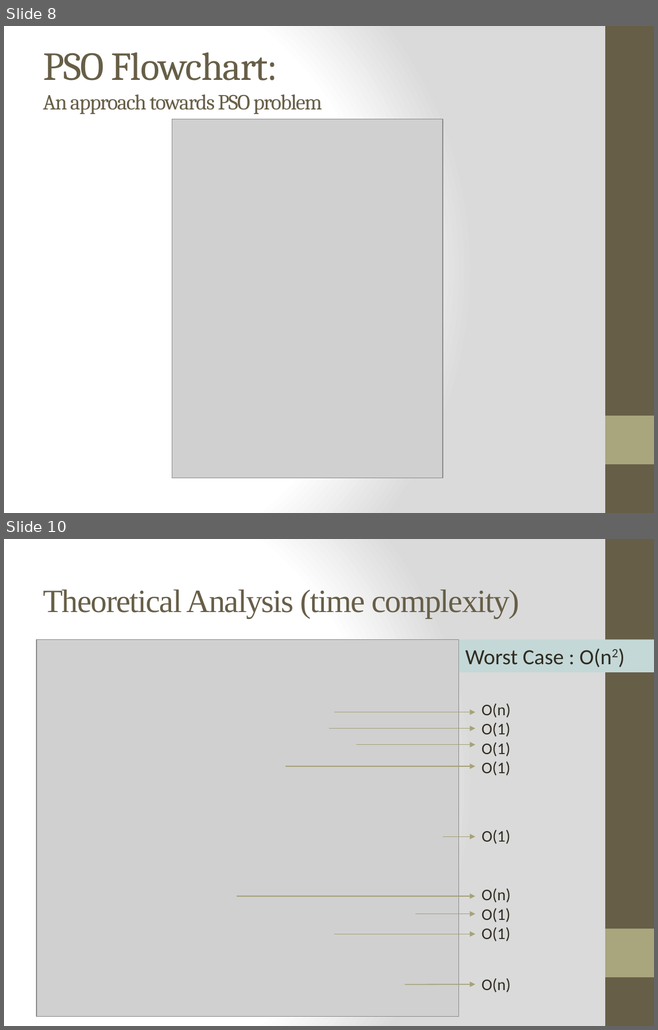
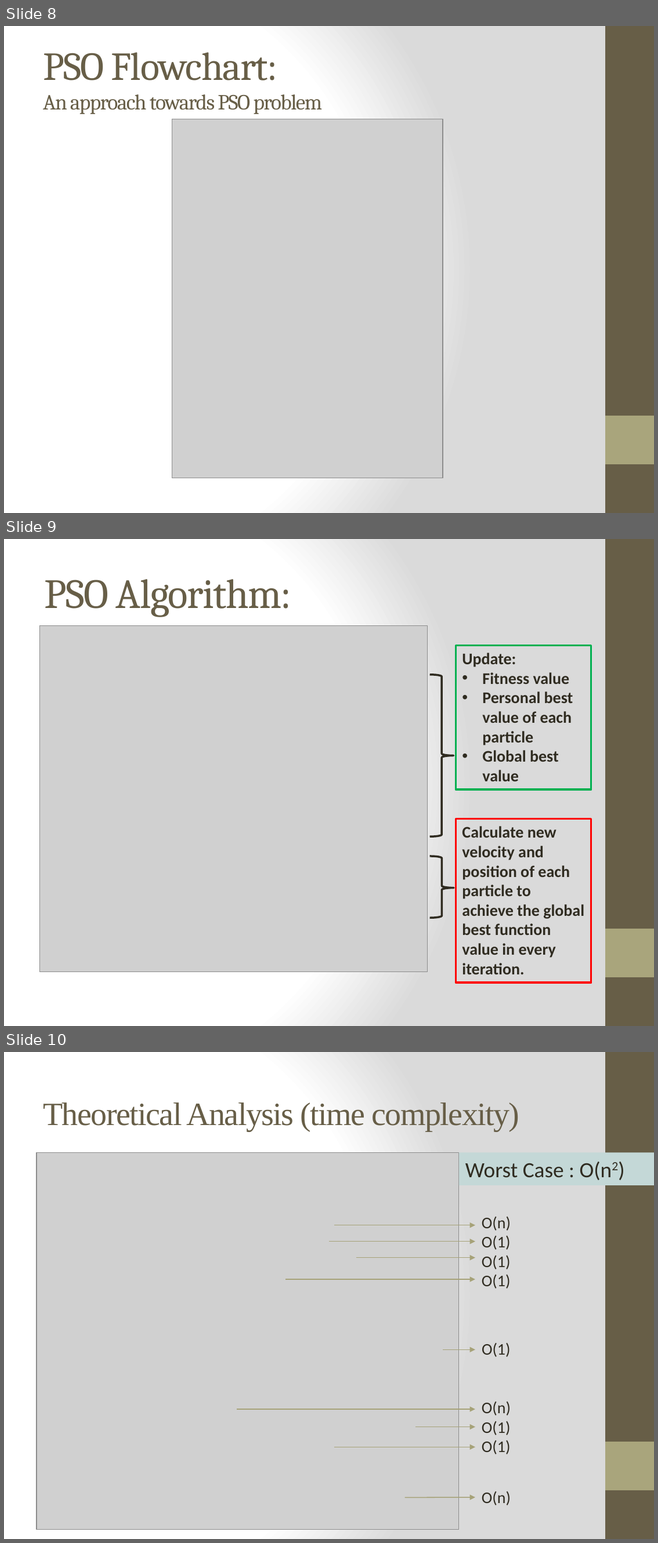
Before and after one commit to ayazhassan-courses/project-pyteam, a slide deck: Documentation/Presentation (interim demo).pptx. Shown one above the other, each under a label of ours: slides 8 and 10 before the commit, slides 8, 9 and 10 after it; the slides between them are not shown. The pictures are 658x1030 and 658x1543 pixels, drawn with LibreOffice and Linux fonts; fonts in the diff are those of the drawing; grey boxes stand for pictures. Boxes give left, top, right and bottom in pixels: in the first picture for what was removed or moved away, otherwise in the second. Text is boxed around its words. In the diff, an @@ line names an element or a change of style, - is before the commit and + after.

```diff
--- a/Documentation/Presentation (interim demo).pptx
+++ b/Documentation/Presentation (interim demo).pptx
@@ slide 9 added at bbox=[4, 539, 654, 1026], background gradient #FFFFFF to #DADADA; not listed: 2 template elements that a slide beside it also shows @@
@@ title added at bbox=[45, 579, 292, 617], 46 pt, text #675E47 @@
+PSO Algorithm:
@@ picture added at bbox=[40, 625, 427, 972] @@
@@ rectangle added at bbox=[455, 646, 590, 790], outline #00B050 2.25 pt, 18 pt, text #2F2B20, bold @@
+Update:
+• Fitness value
+• Personal best value of each particle
+• Global best value
@@ right brace added at bbox=[430, 675, 453, 837], outline #2F2B20 2.25 pt @@
@@ rectangle added at bbox=[455, 819, 590, 983], outline #FF0000 2.25 pt, 18 pt, text #2F2B20, bold @@
+Calculate new velocity and position of each particle to achieve the global best function value in every iteration.
@@ right brace added at bbox=[430, 856, 453, 918], outline #2F2B20 2.25 pt @@
```
Also in this commit, not shown: 2 slides changed, 1 slide removed.
